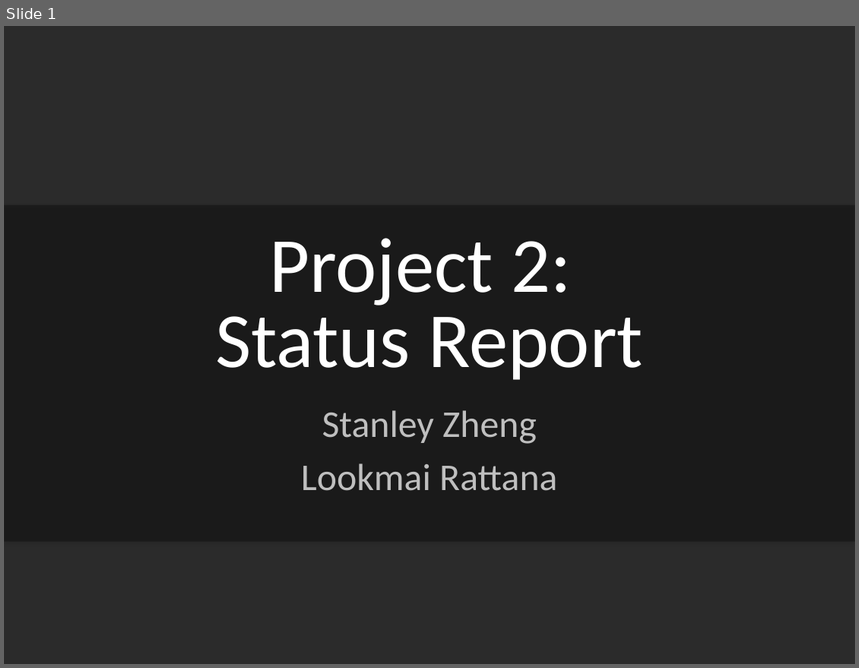
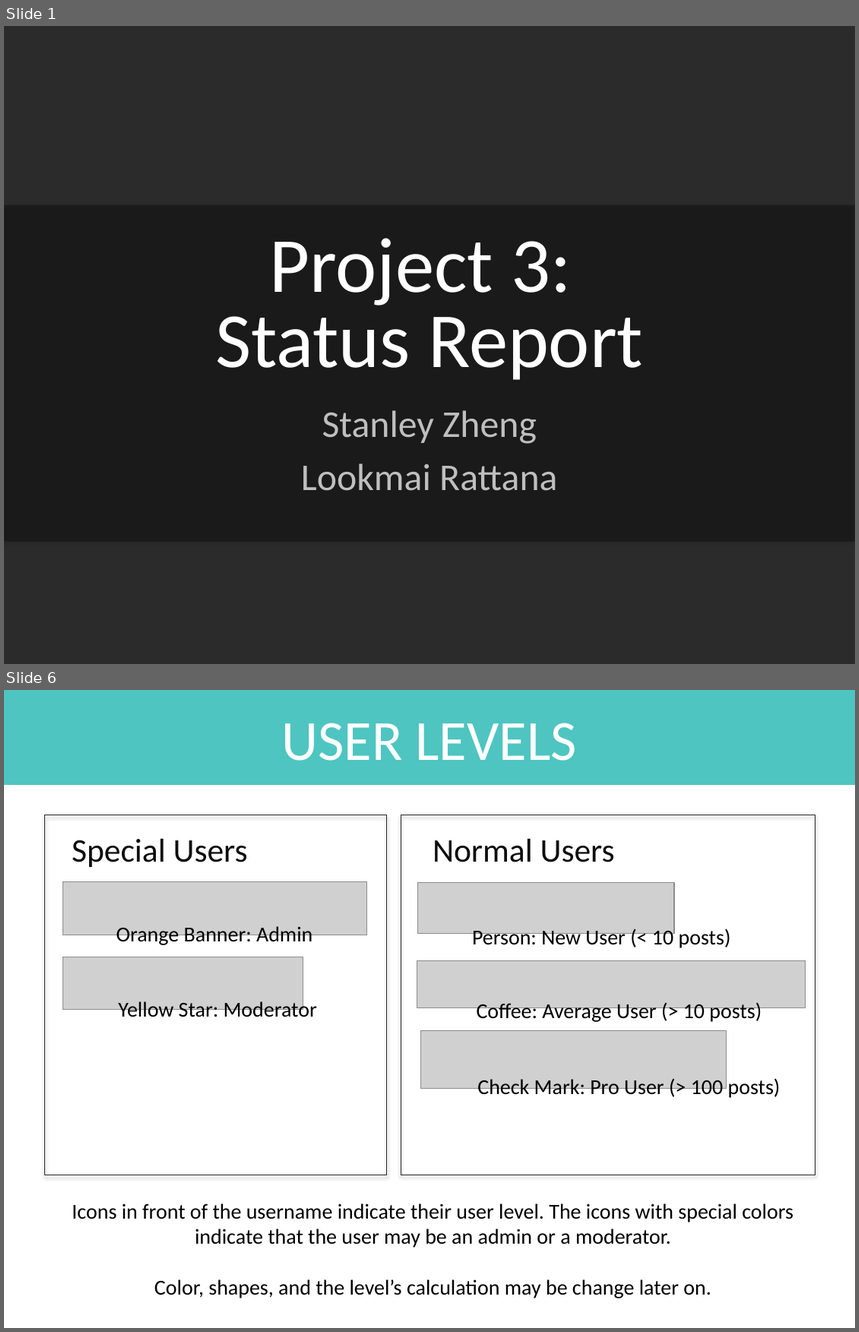
Before and after one commit to 0111001101111010/CS418-S14, a slide deck: cs418presentation2.pptx. Shown one above the other, each under a label of ours: slide 1 before the commit, slides 1 and 6 after it; the slides between them are not shown. The pictures are 859x668 and 859x1332 pixels, drawn with LibreOffice and Linux fonts; fonts in the diff are those of the drawing; grey boxes stand for pictures; background and template pictures are left out; a plain dark background stands for a picture behind light text. Boxes give left, top, right and bottom in pixels: in the first picture for what was removed or moved away, otherwise in the second. Text is boxed around its words. In the diff, an @@ line names an element or a change of style, - is before the commit and + after.

Commit message:
proj3 status report stuff

```diff
--- a/cs418presentation2.pptx
+++ b/cs418presentation2.pptx
@@ slide 6 added at <box>4,690,855,1328</box>, background #FFFFFF @@
@@ rectangle added at <box>4,690,855,784</box>, fill #4EC5C1, 48 pt, text #FFFFFF @@
+USER LEVELS
@@ rectangle added at <box>45,815,387,1175</box>, outline #262626 0.75 pt @@
@@ rectangle added at <box>401,815,815,1175</box>, outline #262626 0.75 pt @@
@@ text added at <box>72,838,248,867</box>, 28 pt, text #0D0D0D @@
+Special Users
@@ text added at <box>433,838,615,863</box>, 28 pt, text #0D0D0D @@
+Normal Users
@@ picture added at <box>63,882,367,934</box> @@
@@ picture added at <box>417,883,674,934</box> @@
@@ text added at <box>116,926,313,947</box>, 18 pt, text #000000 @@
+Orange Banner: Admin
@@ text added at <box>472,929,731,950</box>, 18 pt, text #000000 @@
+Person: New User (< 10 posts)
@@ picture added at <box>63,958,303,1009</box> @@
@@ picture added at <box>417,961,806,1008</box> @@
@@ text added at <box>118,999,317,1022</box>, 18 pt, text #000000 @@
+Yellow Star: Moderator
@@ text added at <box>477,1002,762,1024</box>, 18 pt, text #000000 @@
+Coffee: Average User (> 10 posts)
@@ picture added at <box>421,1031,726,1089</box> @@
@@ text added at <box>477,1078,781,1100</box>, 18 pt, text #000000 @@
+Check Mark: Pro User (> 100 posts)
@@ text added at <box>72,1204,794,1299</box>, 18 pt, text #000000 @@
+Icons in front of the username indicate their user level. The icons with special colors indicate that the user may be an admin or a moderator.
+Color, shapes, and the level’s calculation may be change later on.
@@ slide 1 changed as well @@
@@ title at <box>215,238,643,380</box>: text changed @@
-Project 2:
-Status Report
+Project 3:
+Status Report
```
Also in this commit, not shown: 5 other slides added, 6 slides removed, 4 other files.
